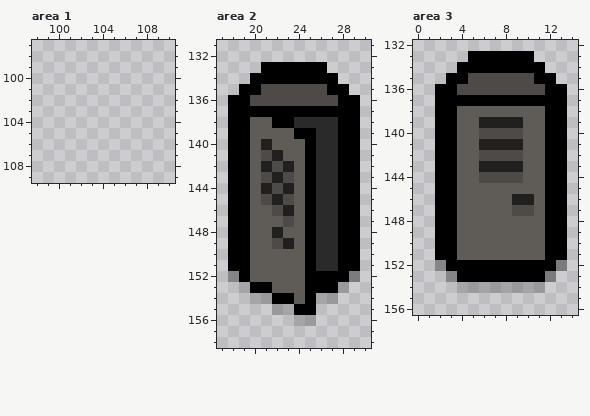
A pixel-art file gets an edit: rooms/classroom/standard_classroom/standard_classroom.aseprite. That is the earlier state.
256x160 pixels, 1 frame. Colours within 5 levels of each other are drawn and written as one. Shown: area 1: x 98..110, y 97..109; area 2: x 17..30, y 131..158; area 3: x 0..14, y 132..156. The old version is drawn lined up with the new one, on the new canvas. The commit also changed other parts of the picture, which this record leaves out.
And afterwards:
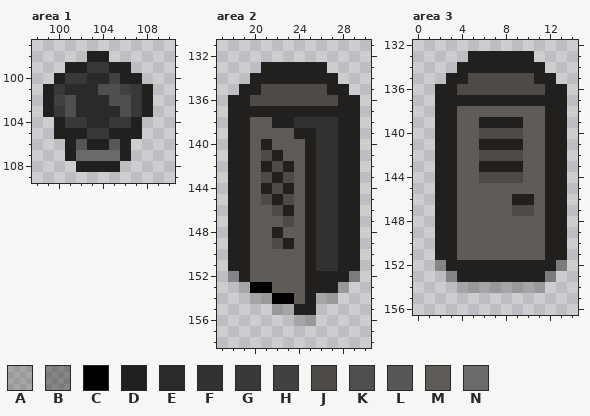
Palette (. is transparent): A #00000032  B #0000005a  C #000000  D #21201e  E #2a2a2a  F #33312f  G #383838  H #414141  J #4d4a47  K #4f4f4f  L #555656  M #5f5c58  N #696a6a
Change:
canvas 256x160 -> 288x160
Area 1:
y 98: x 103..104 .. -> DD
y 99: x 101..106 ...... -> DDGGDD
y 100: x 100..107 ........ -> DGGEEHDD
y 101: x 99..108 .......... -> DGEEEKKHGD
y 102: x 99..108 .......... -> DHKEEEKKGD
y 103: x 99..108 .......... -> DGKEEEEKGD
y 104: x 100..107 ........ -> DGGEEGGD
y 105: x 100..107 ........ -> DDDGGDDD
y 106: x 101..106 ...... -> DLDDLD
y 107: x 101..106 ...... -> DNNNND
y 108: x 102..105 .... -> DDDD
Area 2:
y 133: x 21..26 CCCCCC -> DDDDDD
y 134: x 20..27 CCCCCCCC -> DDDDDDDD
y 135: x 19..20 CC -> DD; x 27..28 CC -> DD
y 136: x 18..19 CC -> DD; x 28..29 CC -> DD
y 137: x 18..29 CCCCCCCCCCCC -> DDDDDDDDDDDD
y 138: x 18..19 CC -> DD; x 22..29 CCEEEECC -> DDFFFFDD
y 139: x 18..19 CC -> DD; x 24..29 CCEECC -> DDFFDD
y 140..151: x 18..19 CC -> DD; x 25..29 CEECC -> DFFDD
y 152: x 19 C -> D; x 25..28 CCCC -> DDDD
y 153: x 25..27 CCC -> DDD
y 154: x 25 C -> D
y 155: x 24..25 CC -> DD
Area 3:
y 133: x 5..10 CCCCCC -> DDDDDD
y 134: x 4..11 CCCCCCCC -> DDDDDDDD
y 135: x 3..4 CC -> DD; x 11..12 CC -> DD
y 136: x 2..3 CC -> DD; x 12..13 CC -> DD
y 137: x 2..13 CCCCCCCCCCCC -> DDDDDDDDDDDD
y 138..151: x 2..3 CC -> DD; x 12..13 CC -> DD
y 152: x 3..12 CCCCCCCCCC -> DDDDDDDDDD
y 153: x 4..11 CCCCCCCC -> DDDDDDDD
